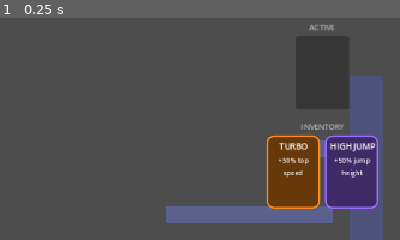
Above: before the commit, frame 1.
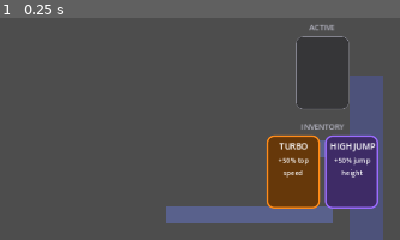
Above: after the commit, the same moment.

Repository: andy-augustine/godot-helloworld
Game: Godot game, scene res://World.tscn
Two runs of this game, one before a commit and one after it. Both use one fixed random seed, a clock stepped at 60 frames per second and the inputs below.
Inputs:
- Up to frame 1 (0.25 s): no input
The pictures show only the part of the screen within x 50-100%, y 0-50%; the shares and areas given below are measured in that part.

The runs differ from the first frame. In frame 1, 0.3% of the frame differs, in the area x 74-88%, y 8-41%.

Commit message:
Phase 4 (skill cards): polish — pulse, hover lift, drop flash, slot style
Five polish touches, all validated end-to-end via the now-working
synthetic-drag pattern:

- Equipped pulse: card in active slot oscillates modulate.a between
  0.82 and 1.0 over 1.4s. Reads as "powered on". Activated only
  when the card's parent is an ACTIVE-kind slot (detected in
  _ready, drives set_process). Verified: alpha=0.956 mid-cycle.
- Hover lift: card's position.y tweens to -2 over 80ms on
  mouse_entered, back to 0 on mouse_exited. Verified bidirectionally.
- Drag preview: was 70% opaque flat; now 85% opaque + 1.05x scale
  for a "lifted" feel during drag. Confirmed visible in
  screenshots/p4-mid-drag.png.
- Drop flash: SkillCardSlot._drop_data tints slot.modulate to the
  dropped skill's color (or dim gray for deactivate), tweens back
  to white over 0.4s. Both card and slot inherit via modulate
  composition.
- Empty-slot styling: replaced default Panel theme with a
  StyleBoxFlat — corner_radius 8 (matches cards), 1px border at
  ~55% alpha, dim bg. Active slot now reads as a card-shaped hole
  rather than a gray rectangle. Skipped full dashed border —
  marginal value vs. the custom _draw effort.

Validation captured under screenshots/p4-*.png. The synthetic-drag
recipe (now documented in tests/RESULTS.md) made it possible to
verify mid-drag visual states that would otherwise need manual
testing.

Co-Authored-By: Claude Opus 4.7 (1M context) <noreply@anthropic.com>

Diff:
--- a/hud/SkillCard.gd
+++ b/hud/SkillCard.gd
@@ -4,7 +4,14 @@
 # A single skill card. bind() is safe to call before or after the node enters
 # the tree — visuals apply on _ready if bind() ran early.
 
+const PULSE_PERIOD: float = 1.4   # seconds for one pulse cycle on equipped cards
+const PULSE_MIN_ALPHA: float = 0.82
+const HOVER_LIFT: float = 2.0
+const HOVER_TWEEN_TIME: float = 0.08
+
 var skill: Skill
+var _equipped: bool = false       # true if our parent slot is the ACTIVE one
+var _hover_tween: Tween = null
 
 @onready var _panel: Panel = $Panel
 @onready var _name_label: Label = $Panel/VBox/NameLabel
@@ -20,11 +27,38 @@
 func _ready() -> void:
 	if skill:
 		_apply_visuals()
+	# Detect whether we're parked in the active slot — drives the equipped pulse.
+	var parent_slot := get_parent() as SkillCardSlot
+	_equipped = parent_slot != null and parent_slot.kind == SkillCardSlot.SlotKind.ACTIVE
+	set_process(_equipped)
+	mouse_entered.connect(_on_mouse_entered)
+	mouse_exited.connect(_on_mouse_exited)
+
+
+func _process(_delta: float) -> void:
+	# Equipped pulse: modulate.a oscillates over PULSE_PERIOD so the card reads
+	# as "powered on". Only runs when _equipped is true (set in _ready).
+	var t: float = Time.get_ticks_msec() / 1000.0
+	var phase: float = sin(t * 2.0 * PI / PULSE_PERIOD) * 0.5 + 0.5  # 0..1
+	modulate.a = lerp(PULSE_MIN_ALPHA, 1.0, phase)
+
+
+func _on_mouse_entered() -> void:
+	if _hover_tween: _hover_tween.kill()
+	_hover_tween = create_tween()
+	_hover_tween.tween_property(self, "position:y", -HOVER_LIFT, HOVER_TWEEN_TIME)
+
+
+func _on_mouse_exited() -> void:
+	if _hover_tween: _hover_tween.kill()
+	_hover_tween = create_tween()
+	_hover_tween.tween_property(self, "position:y", 0.0, HOVER_TWEEN_TIME)
 
 
 func _get_drag_data(_at_position: Vector2) -> Variant:
 	var preview := duplicate() as Control
-	preview.modulate = Color(1.0, 1.0, 1.0, 0.7)
+	preview.modulate = Color(1.0, 1.0, 1.0, 0.85)
+	preview.scale = Vector2(1.05, 1.05)
 	set_drag_preview(preview)
 	return { "skill": skill, "source_slot": get_parent() }
 
--- a/hud/SkillCardSlot.gd
+++ b/hud/SkillCardSlot.gd
@@ -55,6 +55,16 @@
 		# Equip (or swap, if active slot was occupied — Skills.set_active +
 		# active_changed → SkillsPanel._rebuild handles the card movement)
 		Skills.set_active(dropped)
+		_flash(dropped.color)
 	elif src.kind == SlotKind.ACTIVE:
 		# Drag-back from active to inventory — deactivate
 		Skills.set_active(null)
+		_flash(Color(0.7, 0.7, 0.75))
+
+
+# Brief modulate flash on drop in the dropped skill's color, fading back to
+# white over ~0.4s. Tints the slot + card together (modulate composes).
+func _flash(color: Color) -> void:
+	modulate = color
+	var tw := create_tween()
+	tw.tween_property(self, "modulate", Color.WHITE, 0.4)
--- a/hud/SkillCardSlot.tscn
+++ b/hud/SkillCardSlot.tscn
@@ -1,6 +1,18 @@
 [gd_scene format=3 uid="uid://mewqlgll4k0k"]
 
 [ext_resource type="Script" uid="uid://bp47bgqdgs0ky" path="res://hud/SkillCardSlot.gd" id="1_eq5kp"]
+
+[sub_resource type="StyleBoxFlat" id="StyleBoxFlat_eq5kp"]
+bg_color = Color(0.08, 0.08, 0.1, 0.4)
+border_width_left = 1
+border_width_top = 1
+border_width_right = 1
+border_width_bottom = 1
+border_color = Color(0.55, 0.55, 0.6, 0.55)
+corner_radius_top_left = 8
+corner_radius_top_right = 8
+corner_radius_bottom_right = 8
+corner_radius_bottom_left = 8
 
 [node name="SkillCardSlot" type="Control" unique_id=352913953]
 custom_minimum_size = Vector2(64, 88)
@@ -10,8 +22,8 @@
 script = ExtResource("1_eq5kp")
 
 [node name="EmptyPanel" type="Panel" parent="." unique_id=1357951113]
-modulate = Color(0.5, 0.5, 0.55, 0.6)
 layout_mode = 0
 anchor_right = 1.0
 anchor_bottom = 1.0
 mouse_filter = 2
+theme_override_styles/panel = SubResource("StyleBoxFlat_eq5kp")
